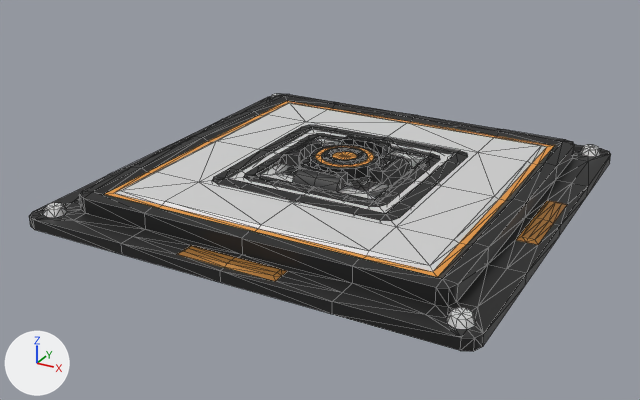
The COLLADA model Assets/Mesh/button/button_ex.dae, before and after one commit.
Before and after are seen from a 50 mm lens placed at (1.726, -3.37, 1.611), pointed at (-0.035, -0.169, 0.01). The axes (+X, +Y, +Z) are drawn at lower left. The lights are the same throughout. Mesh edges are drawn as thin lines.

Objects in the first picture: 'button_base', 'button_laserdispenser', 'button_plate', 'button_plate_S'.
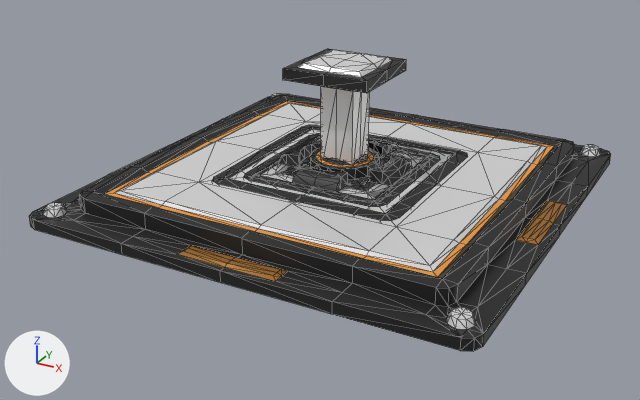
Edits to the bpy script that builds the scene:
```text
Add me_cube:
    me_cube.from_pydata(...)  # 65 vertices, 120 faces; spans x -0.2..0.2, y -0.2..0.2, z 0.0..0.617
    # faces by material slot: [80, 40]
    me_cube.materials.append(mat_universal_furniture_metal_01a)  # black #313131
    me_cube.materials.append(mat_universal_furniture_metal_01b)  # white #eeeeee
Add ob_item_holder_standard:
    ob_item_holder_standard = bpy.data.objects.new('item_holder_standard', me_cube)
    ob_item_holder_standard.location = (0.0, 0.0, 0.0)
```

Pixel boxes [x1, y1, x2, y2] of what changed, in the pictures (640 x 400 px):
'item_holder_standard', added
    after: [283, 49, 406, 165]
    faces in mat_universal_furniture_metal_01b (white #eeeeee): [298, 50, 392, 165]
    faces in mat_universal_furniture_metal_01a (black #313131): [283, 49, 406, 93]
